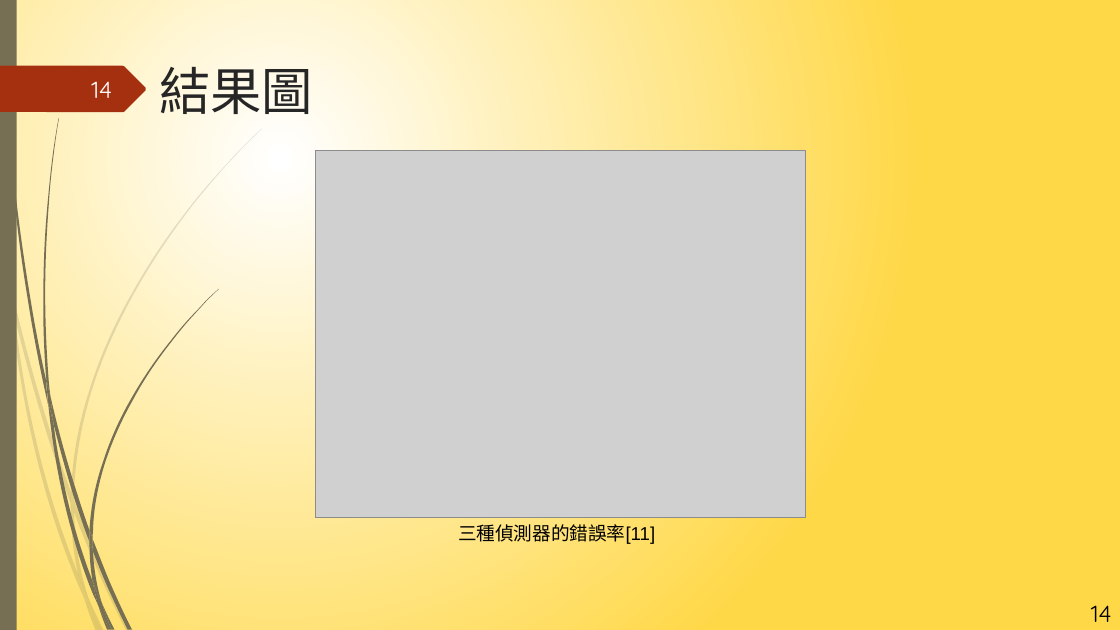
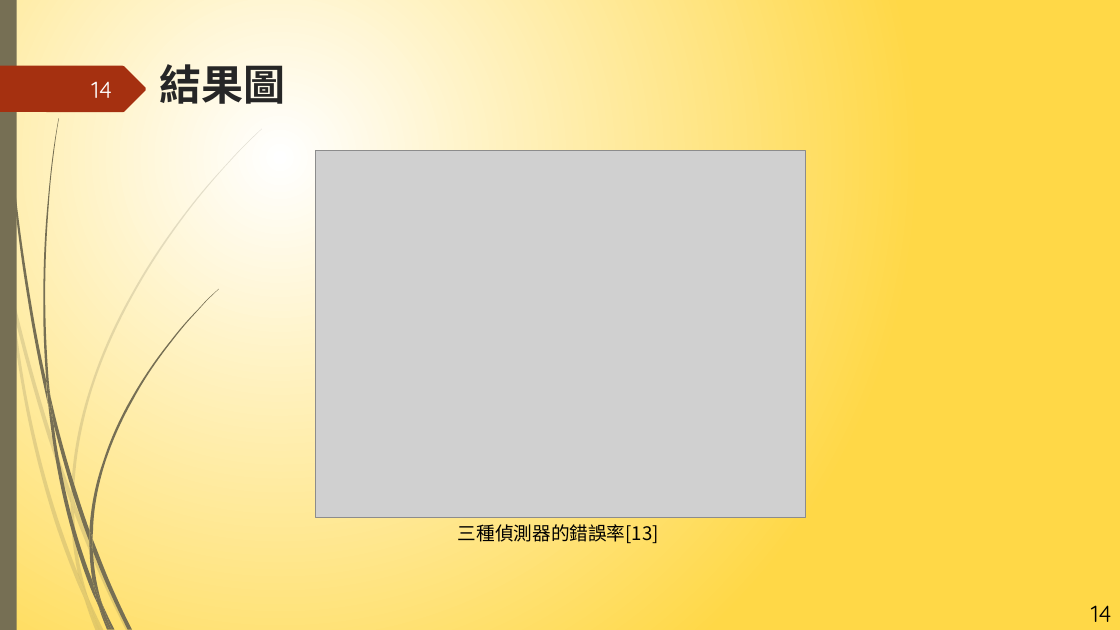
Before and after one commit to NIUWCSP/OTSM, a slide deck: slide 14 of report/以SDR實現OTSM通訊技術.pptx. Drawn at 1120x630 pixels with LibreOffice and Linux fonts; fonts in the diff are those of the drawing; grey boxes stand for pictures. Boxes give left, top, right and bottom in pixels: in the first picture for what was removed or moved away, otherwise in the second. Text is boxed around its words. In the diff, an @@ line names an element or a change of style, - is before the commit and + after.

```diff
--- a/report/以SDR實現OTSM通訊技術.pptx
+++ b/report/以SDR實現OTSM通訊技術.pptx
@@ title "結果圖" at (x1=159, y1=64, x2=285, y2=104): size 44 to 36 pt, bold on @@
@@ text at (x1=458, y1=524, x2=659, y2=544): text changed; font Arial to Noto Sans CJK SC @@
-三種偵測器的錯誤率[11]
+三種偵測器的錯誤率[13]
```
Also in this commit, not shown: 17 other slides changed, 1 slide removed.
